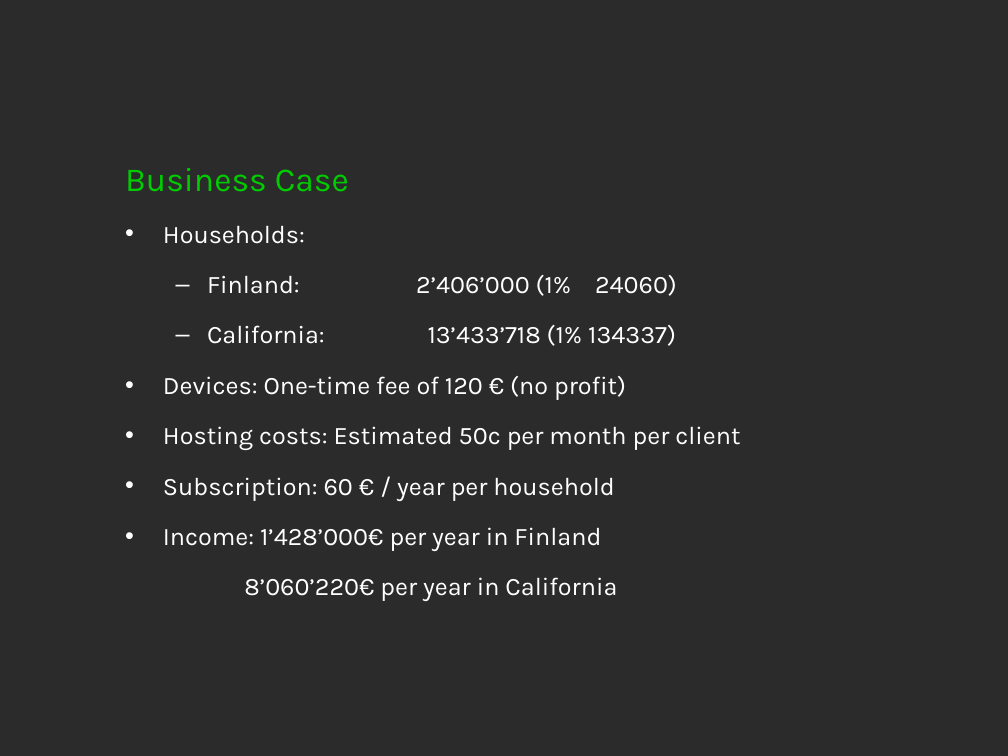
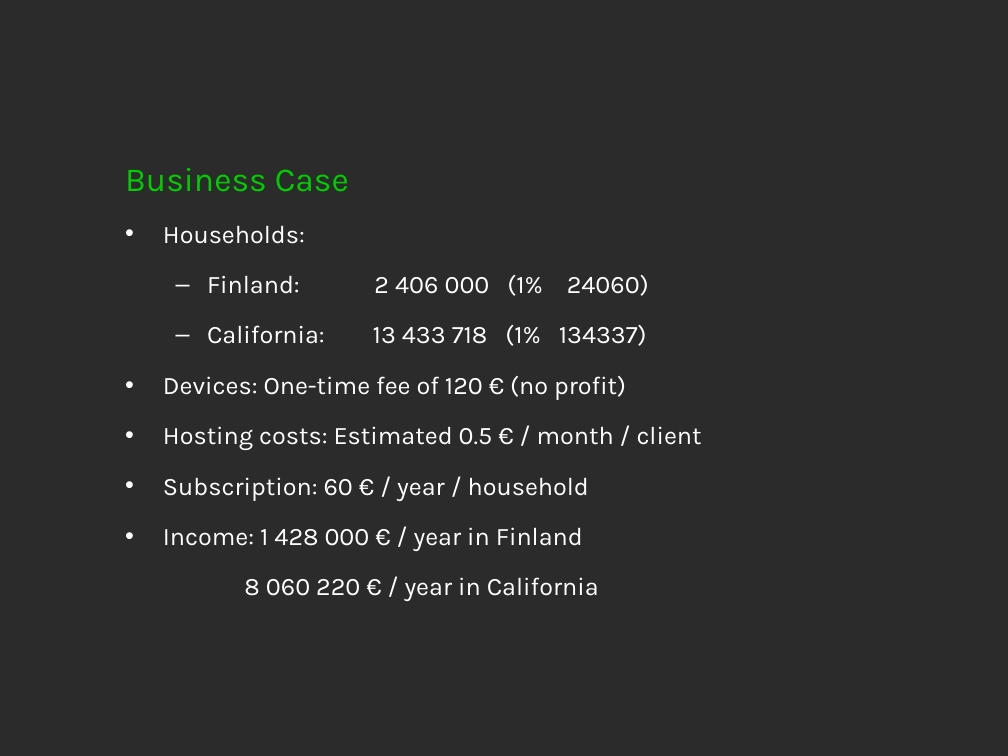
Before and after one commit to aknutas/Greendel, a slide deck: slide 10 of Documents/Greendel presentation/presentation_final_2.pptx (slide 11 before the commit). Drawn at 1008x756 pixels with LibreOffice and Linux fonts; fonts in the diff are those of the drawing; background and template pictures are left out; a plain dark background stands for a picture behind light text. Boxes give left, top, right and bottom in pixels: in the first picture for what was removed or moved away, otherwise in the second. Text is boxed around its words. In the diff, an @@ line names an element or a change of style, - is before the commit and + after.

```diff
--- a/Documents/Greendel presentation/presentation_final_2.pptx
+++ b/Documents/Greendel presentation/presentation_final_2.pptx
@@ text at <box>207,275,649,346</box>: text changed @@
-  – Finland: 2’406’000 (1% 24060)
-  – California: 13’433’718 (1% 134337)
+  – Finland: 2 406 000 (1% 24060)
+  – California: 13 433 718 (1% 134337)
@@ text at <box>163,426,702,601</box>: text changed @@
-• Hosting costs: Estimated 50c per month per client
-• Subscription: 60 € / year per household
-• Income: 1’428’000€ per year in Finland
-8’060’220€ per year in California
+• Hosting costs: Estimated 0.5 € / month / client
+• Subscription: 60 € / year / household
+• Income: 1 428 000 € / year in Finland
+8 060 220 € / year in California
```
Also in this commit, not shown: 3 other slides changed, 1 slide added, 2 slides removed, 6 other files.
